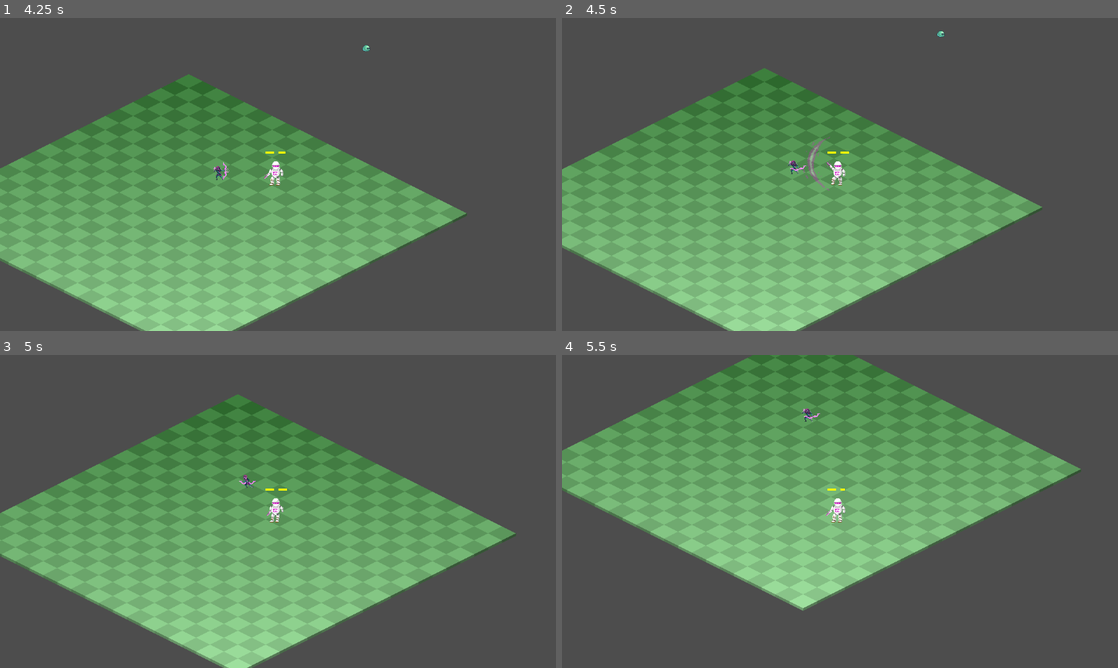
Above: before the commit, frames 1-4 (two rows, left to right).
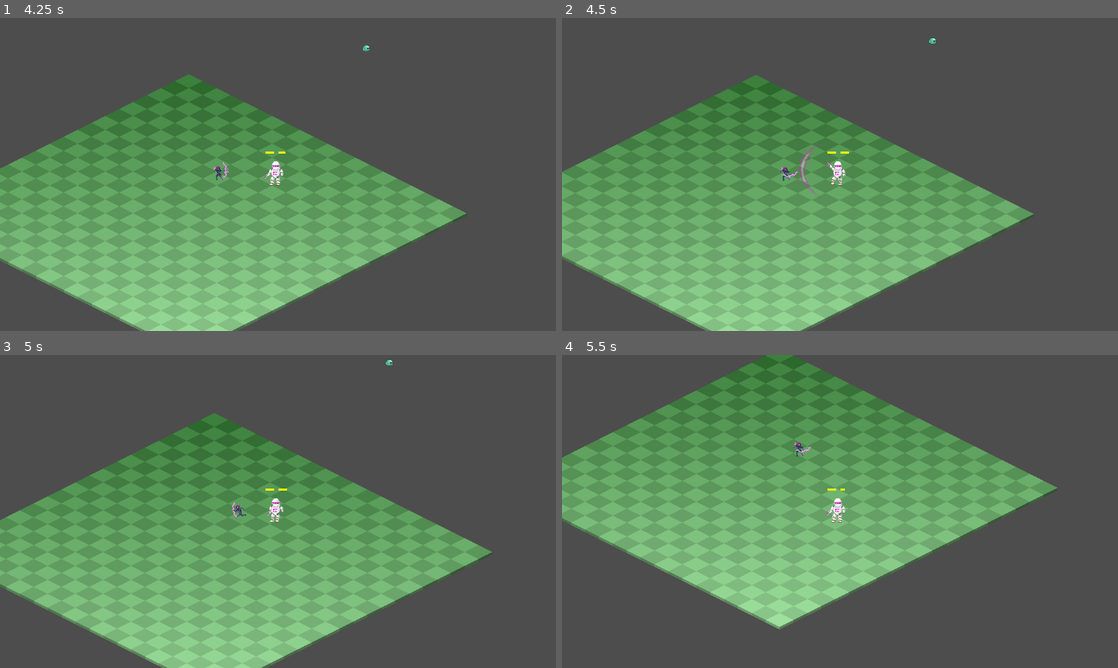
Above: after the commit, the same moments.

Repository: NoeRoberties/Odomat
Game: Godot game, scene res://Scenes/Maps/World.tscn
Two runs of this game, one before a commit and one after it. Both use one fixed random seed, a clock stepped at 60 frames per second and the inputs below.
Inputs (mouse positions are in pixels of both pictures, inside the frame that each line leads up to):
- Up to frame 1 (4.25 s): tap Enter at 0.5 s; move the mouse to (400, 158) at 0.52 s; hold D (move_right) 0.53-1.28 s; hold Shift (dash) 0.53-1.28 s; move the mouse to (166, 190) at 1.27 s; hold S (move_down) 1.28-2.03 s; tap Space (interact_npc) at 1.35 s; move the mouse to (333, 105) at 2.02 s; press the mouse at (333, 105) at 2.03 s; hold D (move_right) 2.03-2.78 s; move the mouse to (250, 237) at 2.77 s; release the mouse at (250, 237) at 2.78 s; hold W (move_up) 2.78-3.53 s; tap Shift (dash) at 2.85 s; move the mouse to (444, 221) at 3.52 s; hold A (move_left) from 3.53 s (still down); hold Space (interact_npc) from 3.53 s (still down)
- Up to frame 2 (4.5 s): keep holding A (move_left); move the mouse to (673, 127) at 4.27 s; release Space (interact_npc) at 4.28 s; click (673, 127) at 4.35 s
- Up to frame 3 (5 s): keep holding A (move_left)
- Up to frame 4 (5.5 s): move the mouse to (867, 511) at 5.02 s; release A (move_left) at 5.03 s; hold S (move_down) from 5.03 s (still down); hold Shift (dash) from 5.03 s (still down)

Frame 1 is identical in both runs. In frame 2, 17% of the frame differs, in the area x 0-87%, y 4-100%; in frame 3, 20%; in frame 4, 20%, in the area x 0-94%, y 0-88%.

Commit message:
fix(knockback sources) the knockback value for each entity were a constant locally stored in each entity, now this is a parameter of the take damage so it can be chose

Diff:
--- a/godot-project/odomat/Scripts/Enemies/Archer/archer.gd
+++ b/godot-project/odomat/Scripts/Enemies/Archer/archer.gd
@@ -158,14 +158,15 @@
 		_player = null
 
 
-func take_damage(damage: int, attacker_position: Vector2 = Vector2.ZERO) -> void:
+func take_damage(damage: int, attacker_position: Vector2 = Vector2.ZERO, knockback_force: float = 0.0) -> void:
 	_health -= damage
 	var sprite = $AnimatedSprite2D
 	if sprite:
 		_animate_archer_blink(sprite)
 	if attacker_position != Vector2.ZERO:
 		var dir := (global_position - attacker_position).normalized()
-		_knockback_velocity = dir * KNOCKBACK_STRENGTH
+		var force := knockback_force if knockback_force > 0.0 else KNOCKBACK_STRENGTH
+		_knockback_velocity = dir * force
 	_knockback_timer = KNOCKBACK_DURATION
 	_is_knocked_back = true
 	if _health <= 0:
--- a/godot-project/odomat/Scripts/Enemies/Archer/arrow.gd
+++ b/godot-project/odomat/Scripts/Enemies/Archer/arrow.gd
@@ -27,8 +27,8 @@
 			var collision := get_slide_collision(i)
 			var collider := collision.get_collider()
 			if collider.is_in_group("player") and collider.has_method("take_damage"):
-				var knockback := Vector2(_speed, 0).rotated(dir).normalized() * KNOCKBACK_FORCE
-				collider.take_damage(DAMAGE, knockback)
+				# Pass arrow position as attacker position and the configured force
+				collider.take_damage(DAMAGE, global_position, KNOCKBACK_FORCE)
 		queue_free()
 
 	_lifetime -= delta
--- a/godot-project/odomat/Scripts/Enemies/Slime/slime.gd
+++ b/godot-project/odomat/Scripts/Enemies/Slime/slime.gd
@@ -118,15 +118,15 @@
 		_choose_wandering_destination()
 
 
-func take_damage(damage, attacker_position: Vector2 = Vector2.ZERO) -> void:
+func take_damage(damage: int, attacker_position: Vector2 = Vector2.ZERO, knockback_force: float = 0.0) -> void:
 	_health -= damage
 	if _animated_sprite:
 		_animate_blink()
-	if attacker_position != Vector2.ZERO:
+	if knockback_force > 0 and attacker_position != Vector2.ZERO:
 		var dir := (global_position - attacker_position).normalized()
-		_knockback_velocity = dir * KNOCKBACK_STRENGTH
-	_knockback_timer = KNOCKBACK_DURATION
-	_is_knocked_back = true
+		_knockback_velocity = dir * knockback_force
+		_knockback_timer = KNOCKBACK_DURATION
+		_is_knocked_back = true
 	if _health <= 0:
 		queue_free()
 
--- a/godot-project/odomat/Scripts/Player/WeaponEfffects/sword_swoosh.gd
+++ b/godot-project/odomat/Scripts/Player/WeaponEfffects/sword_swoosh.gd
@@ -1,6 +1,7 @@
 extends Node2D
 
 const FADE_DURATION: float = 0.2
+const KNOCKBACK_FORCE: float = 200.0
 
 var _damage = 0.0
 var _attack_position: Vector2
@@ -14,4 +15,4 @@
 
 func _on_area_2d_body_entered(body) -> void:
 	if body.is_in_group("enemies") and body.has_method("take_damage"):
-		body.take_damage(_damage, _attack_position)
+		body.take_damage(_damage, _attack_position, KNOCKBACK_FORCE)
--- a/godot-project/odomat/Scripts/Player/player.gd
+++ b/godot-project/odomat/Scripts/Player/player.gd
@@ -111,7 +111,7 @@
 		next_module.on_equip(self)
 
 
-func take_damage(damage: int, attacker_position: Vector2 = Vector2.ZERO) -> void:
+func take_damage(damage: int, attacker_position: Vector2 = Vector2.ZERO, knockback_force: float = 0.0) -> void:
 	if _hit_invulnerability > 0.0:
 		return
 	_hit_invulnerability = HIT_INVULNERABILITY_DURATION
@@ -119,7 +119,8 @@
 	# _play_damage_blink()
 	if attacker_position != Vector2.ZERO:
 		var dir := (global_position - attacker_position).normalized()
-		_knockback_velocity = dir * 220.0
+		var force := knockback_force if knockback_force > 0.0 else 220.0
+		_knockback_velocity = dir * force
 		_knockback_timer = KNOCKBACK_DURATION
 		is_knocked_back = true
 	if _health <= 0:
